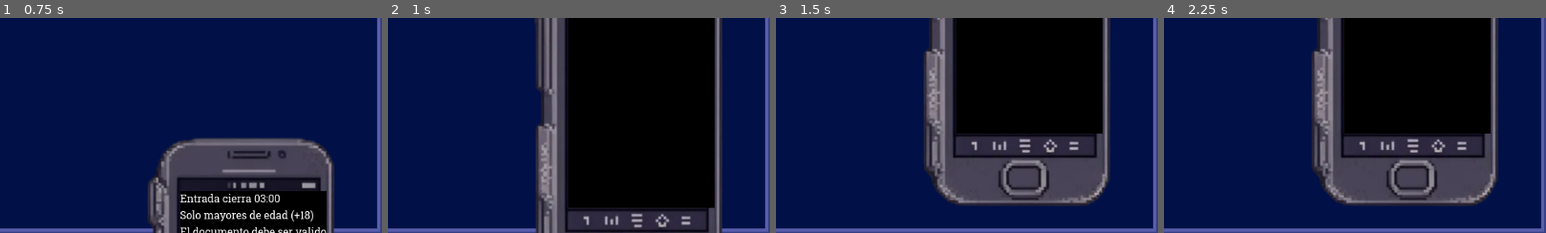
Above: before the commit, frames 1-4 (left to right).
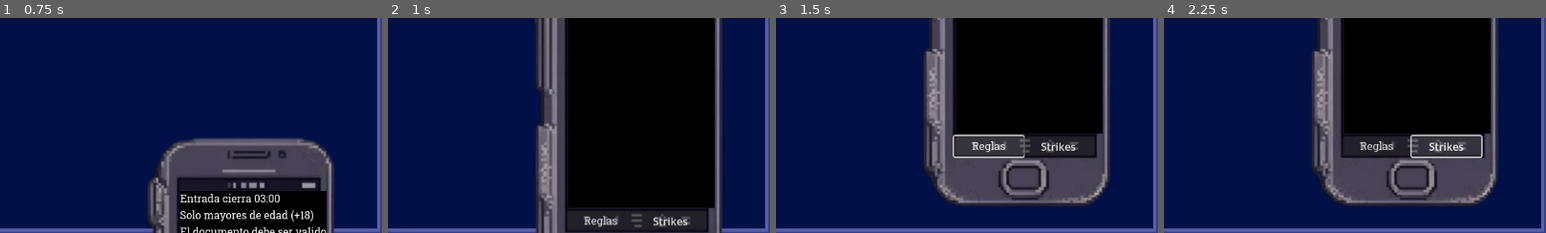
Above: after the commit, the same moments.

Repository: joacoague15/dni-en-mano
Game: Godot game, scene res://main_scene.tscn
Two runs of this game, one before a commit and one after it. Both use one fixed random seed, a clock stepped at 60 frames per second and the inputs below.
Inputs (mouse positions are % of the whole screen's width and height, from its top left):
- Up to frame 1 (0.75 s): click (26, 95) at 0.5 s
- Up to frame 2 (1 s): no input
- Up to frame 3 (1.5 s): click (78, 80) at 1.25 s, where only the run after the commit has a clickable "Reglas"
- Up to frame 4 (2.25 s): click (87, 80) at 2 s, where only the run after the commit has a clickable "Strikes"
The pictures show only the part of the screen within x 50-100%, y 50-100%; the shares and areas given below are measured in that part.

Frame 1 is identical in both runs. In frame 2, 1.0% of the frame differs, in the area x 47-82%, y 90-98%; in frame 3, 1.3%; in frame 4, 1.3%, in the area x 47-84%, y 54-66%.

Commit message:
Added new song and result screen with real data

Diff:
--- a/CountdownNode.gd
+++ b/CountdownNode.gd
@@ -4,6 +4,10 @@
 @onready var countdown_label_animator = $CountdownAnimationPlayer
 @onready var countdown_timer = $CountdownTimer
 @onready var result_animation_player = get_node("../ResultScreen/ResultAnimationPlayer")
+@onready var total_character_count = get_node("../ResultScreen/TotalCharactersCount")
+@onready var correct_character_count = get_node("../ResultScreen/CorrectCharactersCount")
+@onready var incorrect_character_count = get_node("../ResultScreen/IncorrectCharactersCount")
+@onready var character_node = get_node("../../Character")
 
 var start_time = 60
 var end_time = 180
@@ -18,6 +22,7 @@
 
 func _process(delta):
 	if countdown_timer.is_stopped() and not result_screen_shown:
+		character_node.fill_result_details()
 		result_animation_player.play("show_results")
 		result_screen_shown = true
 	change_remaining_seconds(delta * 7)
--- a/character_random_selector.gd
+++ b/character_random_selector.gd
@@ -3,12 +3,16 @@
 @onready var dni_information = $DNIInformation
 @onready var result_label = $ResultLabel
 @onready var rules_label = $Phone/RulesLabel
-@onready var rules_label_animation_player = $Phone/RulesLabel/RulesAnimationPlayer
+@onready var rules_label_animation_player = $Phone/RulesAnimationPlayer
 @onready var show_rules_button = $ShowRulesButton
 @onready var character_sprite = $CharacterSprite
 @onready var character_animation_player = $CharacterSprite/AnimationPlayer
 @onready var dni_animation_player = $DNIInformation/DNIAnimationPlayer
 @onready var result_animation_player = $ResultScreen/ResultAnimationPlayer
+@onready var total_characters_count = $ResultScreen/TotalCharactersCount
+@onready var correct_characters_count = $ResultScreen/CorrectCharactersCount
+@onready var incorrect_characters_count = $ResultScreen/IncorrectCharactersCount
+
 
 @onready var accept_button = $AcceptButton
 @onready var reject_button = $RejectButton
@@ -37,8 +41,8 @@
 
 var selected_index = -1
 var previous_index = -1
-var correct_characters = 0
-var incorrect_characters = []
+var correct_characters
+var incorrect_characters
 var selected_person
 
 var rules_visible = false
@@ -47,6 +51,8 @@
 var time_since_last_check = 0.0
 
 func _ready():
+	correct_characters = 0
+	incorrect_characters = []
 	background_music.play()
 	Input.set_custom_mouse_cursor(custom_cursor, 0, Vector2(64, 64))
 	apply_rules()
@@ -113,6 +119,11 @@
 
 	rules_label.text = rules_text
 
+func fill_result_details():
+	total_characters_count.text = "Clientes totales: " + str(correct_characters + incorrect_characters.size())
+	correct_characters_count.text = "Pasaron correctamente: " + str(correct_characters)
+	incorrect_characters_count.text = "Errores: " + str(incorrect_characters.size())
+
 func _on_show_rules_button_pressed():
 	if not rules_label_animation_player.is_playing():
 		var animation = "rules_appear" if not rules_visible else "rules_disappear"
--- a/default_bus_layout.tres
+++ b/default_bus_layout.tres
@@ -1,14 +1,14 @@
 [gd_resource type="AudioBusLayout" load_steps=2 format=3 uid="uid://b8718lu5kvl6e"]
 
-[sub_resource type="AudioEffectLowPassFilter" id="AudioEffectLowPassFilter_uf14k"]
+[sub_resource type="AudioEffectLowPassFilter" id="AudioEffectLowPassFilter_qvm38"]
 resource_name = "LowPassFilter"
 
 [resource]
+bus/0/effect/0/effect = SubResource("AudioEffectLowPassFilter_qvm38")
+bus/0/effect/0/enabled = true
 bus/1/name = &"New Bus"
 bus/1/solo = false
 bus/1/mute = false
 bus/1/bypass_fx = false
 bus/1/volume_db = 0.0
 bus/1/send = &"Master"
-bus/1/effect/0/effect = SubResource("AudioEffectLowPassFilter_uf14k")
-bus/1/effect/0/enabled = true
--- a/main_scene.tscn
+++ b/main_scene.tscn
@@ -581,9 +581,6 @@
 [sub_resource type="StyleBoxFlat" id="StyleBoxFlat_fbkte"]
 bg_color = Color(0.6, 0.6, 0.6, 0)
 
-[sub_resource type="StyleBoxFlat" id="StyleBoxFlat_nu1mr"]
-bg_color = Color(0, 0, 0, 1)
-
 [sub_resource type="Animation" id="Animation_7ou0i"]
 length = 0.001
 tracks/0/type = "value"
@@ -637,6 +634,9 @@
 "rules_appear": SubResource("Animation_j1gxf"),
 "rules_disappear": SubResource("Animation_qfl5k")
 }
+
+[sub_resource type="StyleBoxFlat" id="StyleBoxFlat_nu1mr"]
+bg_color = Color(0, 0, 0, 1)
 
 [node name="Character" type="Node2D"]
 position = Vector2(570, 330)
@@ -674,6 +674,7 @@
 
 [node name="IncorrectCharactersCount" type="Label" parent="ResultScreen"]
 visible = false
+self_modulate = Color(0.910932, 0.200015, 0, 1)
 offset_left = -239.0
 offset_top = -138.0
 offset_right = 27.0
@@ -870,6 +871,12 @@
 position = Vector2(419, 675)
 texture = ExtResource("15_4qmgs")
 
+[node name="RulesAnimationPlayer" type="AnimationPlayer" parent="Phone"]
+root_node = NodePath("../RulesLabel")
+libraries = {
+"": SubResource("AnimationLibrary_xam52")
+}
+
 [node name="RulesLabel" type="Label" parent="Phone"]
 offset_left = -143.0
 offset_top = -195.0
@@ -878,10 +885,22 @@
 theme_override_fonts/font = ExtResource("3_a2yxb")
 theme_override_styles/normal = SubResource("StyleBoxFlat_nu1mr")
 
-[node name="RulesAnimationPlayer" type="AnimationPlayer" parent="Phone/RulesLabel"]
-libraries = {
-"": SubResource("AnimationLibrary_xam52")
-}
+[node name="RulesPhoneButton" type="Button" parent="Phone"]
+offset_left = -146.0
+offset_top = 172.0
+offset_right = -41.0
+offset_bottom = 203.0
+theme_override_fonts/font = ExtResource("3_a2yxb")
+text = "Reglas
+"
+
+[node name="StrikesButton" type="Button" parent="Phone"]
+offset_left = -41.0
+offset_top = 172.0
+offset_right = 64.0
+offset_bottom = 203.0
+text = "Strikes
+"
 
 [connection signal="animation_finished" from="ResultScreen/ResultAnimationPlayer" to="." method="_on_result_animation_player_animation_finished"]
 [connection signal="animation_finished" from="CharacterSprite/AnimationPlayer" to="." method="_on_animation_player_animation_finished"]
@@ -895,4 +914,4 @@
 [connection signal="mouse_entered" from="RejectButton" to="." method="_on_reject_button_mouse_entered"]
 [connection signal="mouse_exited" from="RejectButton" to="." method="_on_reject_button_mouse_exited"]
 [connection signal="pressed" from="RejectButton" to="." method="_on_reject_button_pressed"]
-[connection signal="animation_finished" from="Phone/RulesLabel/RulesAnimationPlayer" to="." method="_on_rules_animation_player_animation_finished"]
+[connection signal="animation_finished" from="Phone/RulesAnimationPlayer" to="." method="_on_rules_animation_player_animation_finished"]
Not shown: 1 places in main_scene.tscn that only renumber resources
Not shown, changed: sounds/la_noche_llama.ogg.import
Not shown, changed: sounds/la_noche_llama.ogg
